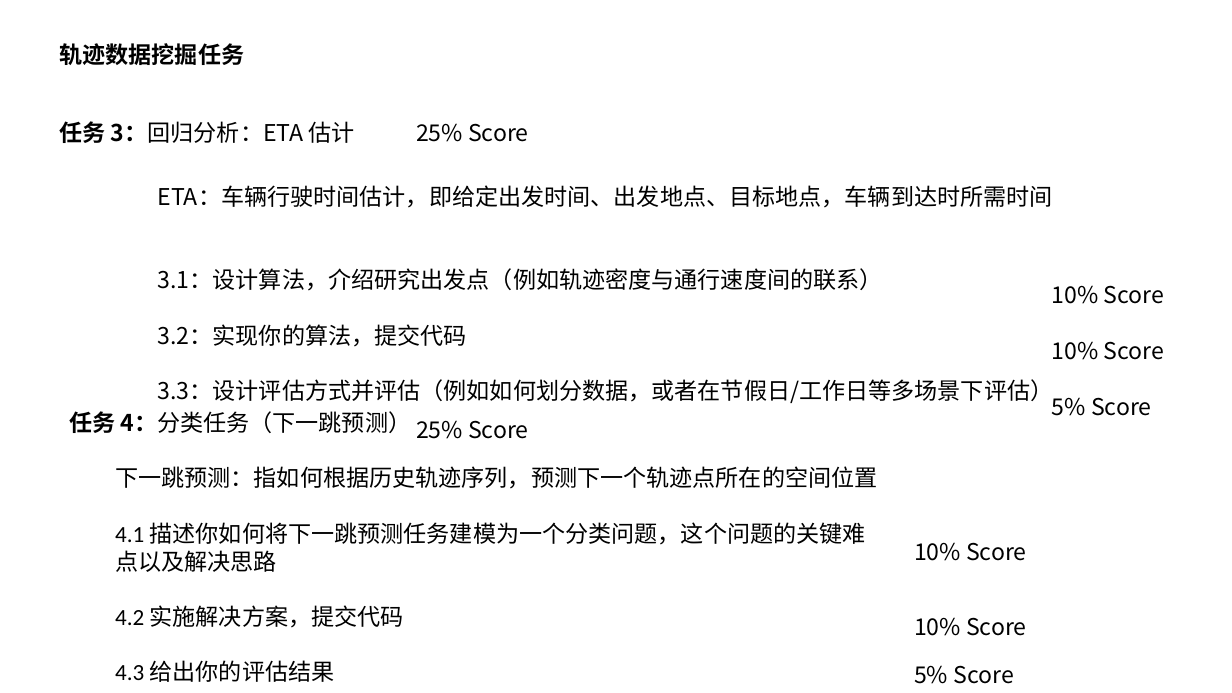
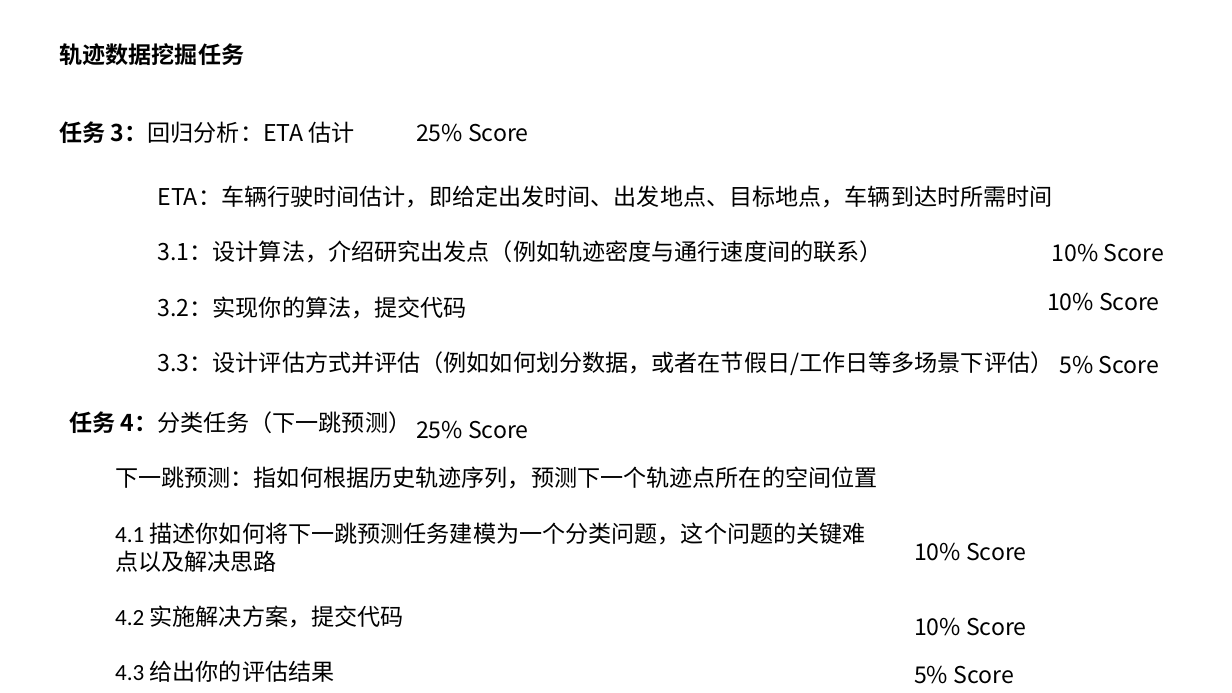
Before and after one commit to yyf-buaa/DM_2024_Dataset, a slide deck: slide 4 of 作业说明.pptx. Drawn at 1232x693 pixels with LibreOffice and Linux fonts; fonts in the diff are those of the drawing. Boxes give left, top, right and bottom in pixels: in the first picture for what was removed or moved away, otherwise in the second. Text is boxed around its words. In the diff, an @@ line names an element or a change of style, - is before the commit and + after.

```diff
--- a/作业说明.pptx
+++ b/作业说明.pptx
@@ text "ETA：车辆行驶时间估计，即给定出发时间、出发地点、目标地点，车辆到达时所需时间" rewrapped from [158,185,1054,405] to [158,185,1054,375] @@
@@ text "10% Score": place and size @@
-text "10% Score" at [1052,285,1164,304]
+text "10% Score" at [1052,243,1164,262]
@@ text "10% Score": place and size @@
-text "10% Score" at [1052,341,1164,360]
+text "10% Score" at [1047,292,1159,311]
@@ text "5% Score": place and size @@
-text "5% Score" at [1052,397,1151,416]
+text "5% Score" at [1059,355,1159,374]
```
Also in this commit, not shown: 1 other slide changed.
